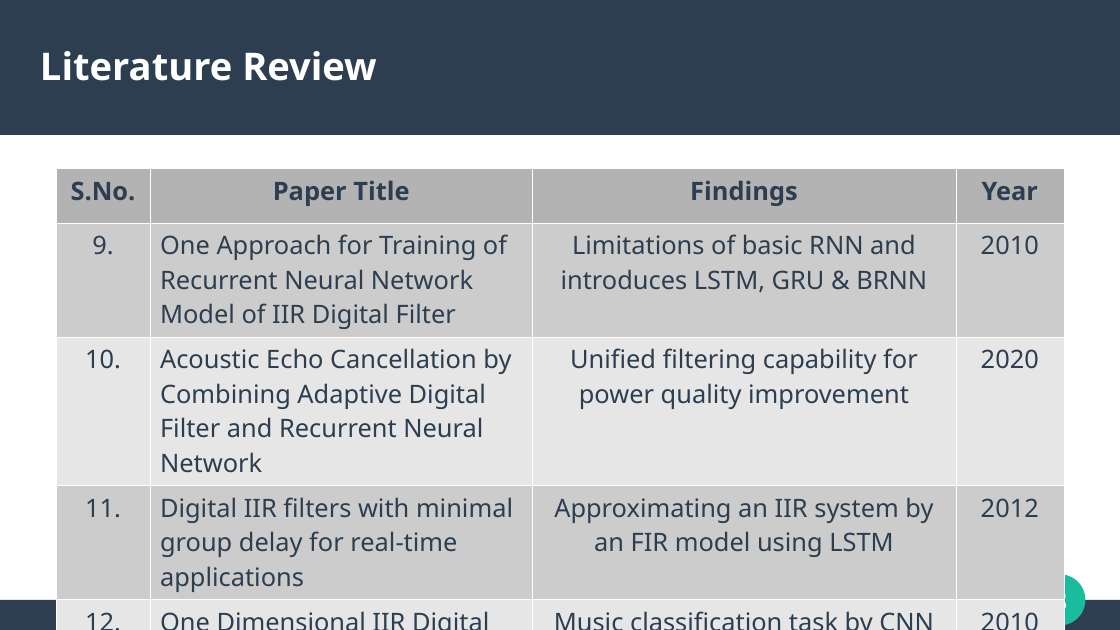
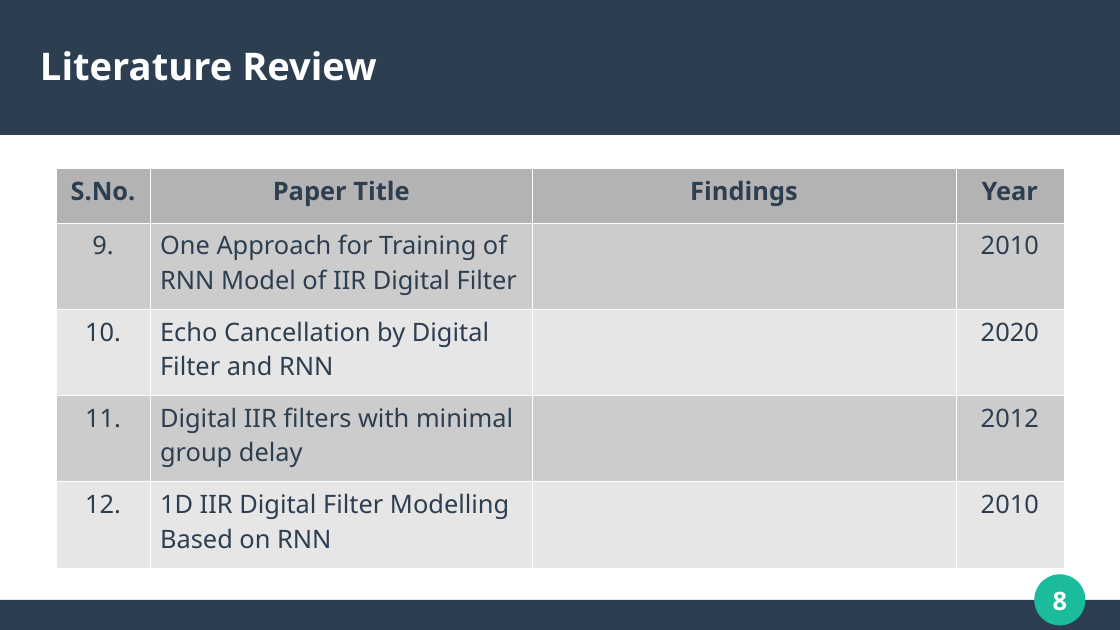
Before and after one commit to mohitlabs/Research, a slide deck: slide 8 of A Low Latency Digital Filter using Recurrent Neural Network/PPT/Presentation.pptx. Drawn at 1120x630 pixels with LibreOffice and Linux fonts; fonts in the diff are those of the drawing. Boxes give left, top, right and bottom in pixels: in the first picture for what was removed or moved away, otherwise in the second. Text is boxed around its words. In the diff, an @@ line names an element or a change of style, - is before the commit and + after.

```diff
--- a/A Low Latency Digital Filter using Recurrent Neural Network/PPT/Presentation.pptx
+++ b/A Low Latency Digital Filter using Recurrent Neural Network/PPT/Presentation.pptx
@@ table at box(56, 168, 1065, 568) @@
-row 2, column 2: One Approach for Training of Recurrent Neural Network Model of IIR Digital Filter
+row 2, column 2: One Approach for Training of RNN Model of IIR Digital Filter
-row 2, column 3: Limitations of basic RNN and introduces LSTM, GRU & BRNN
+row 2, column 3: 
-row 3, column 2: Acoustic Echo Cancellation by Combining Adaptive Digital Filter and Recurrent Neural Network
+row 3, column 2: Echo Cancellation by Digital Filter and RNN
-row 3, column 3: Unified filtering capability for power quality improvement
+row 3, column 3: 
-row 4, column 2: Digital IIR filters with minimal group delay for real-time applications
+row 4, column 2: Digital IIR filters with minimal group delay
-row 4, column 3: Approximating an IIR system by an FIR model using LSTM
+row 4, column 3: 
-row 5, column 2: One Dimensional IIR Digital Filter Modeling Based on Recur rent Neural Network
+row 5, column 2: 1D IIR Digital Filter Modelling Based on RNN
-row 5, column 3: Music classification task by CNN and variants of RNN
+row 5, column 3: 
```
Also in this commit, not shown: 3 other slides changed, 1 slide added, 2 slides removed.
